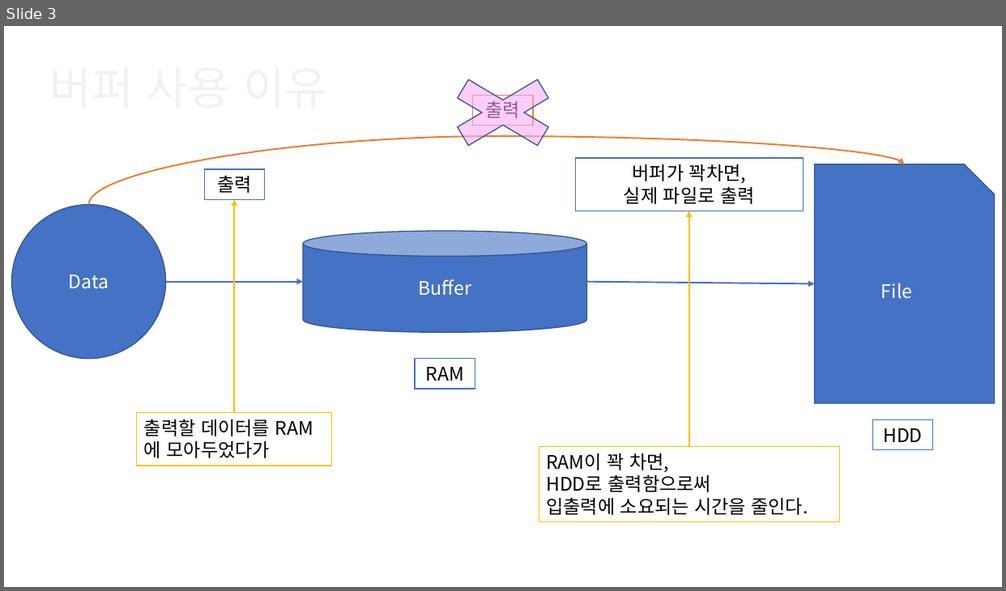
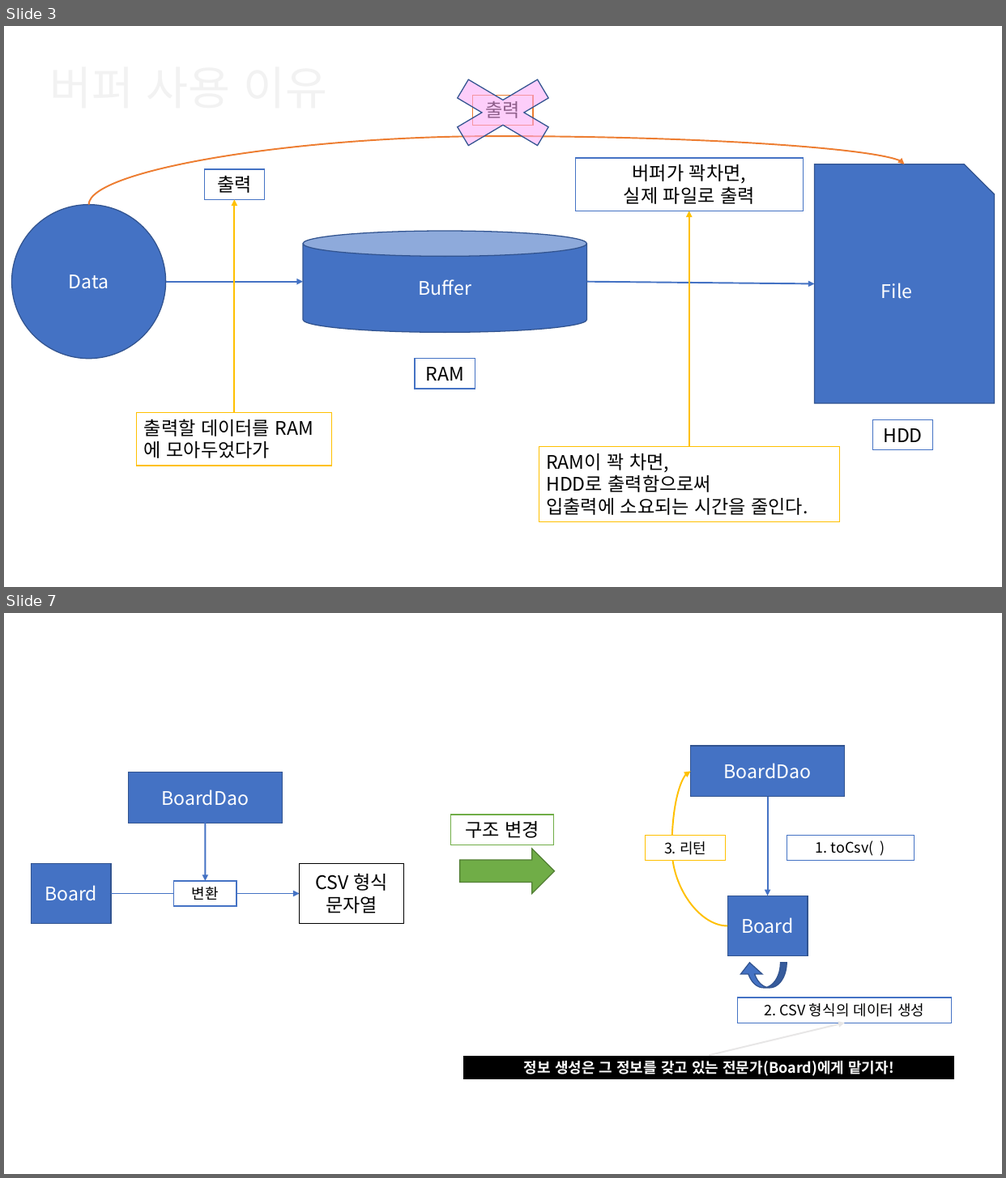
Before and after one commit to Dingadung/2022-study-workspace, a slide deck: study-note/자바/2022-08-10 내용정리.pptx. Shown one above the other, each under a label of ours: slide 3 before the commit, slides 3 and 7 after it; the slides between them are not shown. The pictures are 1006x591 and 1006x1178 pixels, drawn with LibreOffice and Linux fonts; fonts in the diff are those of the drawing. Boxes give left, top, right and bottom in pixels: in the first picture for what was removed or moved away, otherwise in the second. Text is boxed around its words. In the diff, an @@ line names an element or a change of style, - is before the commit and + after.

```diff
--- a/study-note/자바/2022-08-10 내용정리.pptx
+++ b/study-note/자바/2022-08-10 내용정리.pptx
@@ slide 7 added at [4, 613, 1002, 1174], background #FFFFFF @@
@@ rectangle added at [691, 747, 845, 797], fill #4472C4, outline #325491 1 pt, 18 pt, text #FFFFFF @@
+BoardDao
@@ rectangle added at [128, 773, 283, 824], fill #4472C4, outline #325491 1 pt, 18 pt, text #FFFFFF @@
+BoardDao
@@ curved arrow added from (728, 926) to (691, 771), #FFC000 1.5 pt @@
@@ arrow added from (768, 796) to (768, 896), #4472C4 1.5 pt @@
@@ arrow added from (206, 823) to (206, 881), #4472C4 1.5 pt @@
@@ rectangle added at [451, 815, 554, 845], fill #FFFFFF, outline #70AD47 1 pt, 18 pt, text #000000 @@
+구조 변경
@@ right arrow added at [460, 849, 554, 894], fill #70AD47, outline #538035 1 pt @@
@@ rectangle added at [646, 835, 726, 861], fill #FFFFFF, outline #FFC000 1 pt, 14 pt, text #000000 @@
+3. 리턴
@@ rectangle added at [787, 835, 914, 861], fill #FFFFFF, outline #4472C4 1 pt, 14 pt, text #000000 @@
+1. toCsv( )
@@ rectangle added at [31, 864, 111, 924], fill #4472C4, outline #325491 1 pt, 18 pt, text #FFFFFF @@
+Board
@@ rectangle added at [300, 864, 404, 924], fill #FFFFFF, outline #000000 1 pt, 18 pt, text #000000 @@
+CSV 형식
+문자열
@@ arrow added from (111, 894) to (300, 894), #4472C4 1.5 pt @@
@@ rectangle added at [174, 881, 236, 906], fill #FFFFFF, outline #4472C4 1 pt, 14 pt, text #000000 @@
+변환
@@ rectangle added at [728, 896, 808, 956], fill #4472C4, outline #325491 1 pt, 18 pt, text #FFFFFF @@
+Board
@@ curved left arrow added at [739, 963, 787, 988], fill #4472C4, outline #325491 1 pt @@
@@ rectangle added at [738, 998, 952, 1023], fill #FFFFFF, outline #4472C4 1 pt, 14 pt, text #000000 @@
+2. CSV 형식의 데이터 생성
@@ arrow added from (710, 1055) to (845, 1023), #E7E6E6 1.5 pt @@
@@ rectangle added at [463, 1055, 956, 1081], fill #000000, outline #FFFFFF 1.5 pt, 14 pt, text #FFFFFF, bold @@
+정보 생성은 그 정보를 갖고 있는 전문가(Board)에게 맡기자!
```
Also in this commit, not shown: 3 other slides added, 6 other files.
